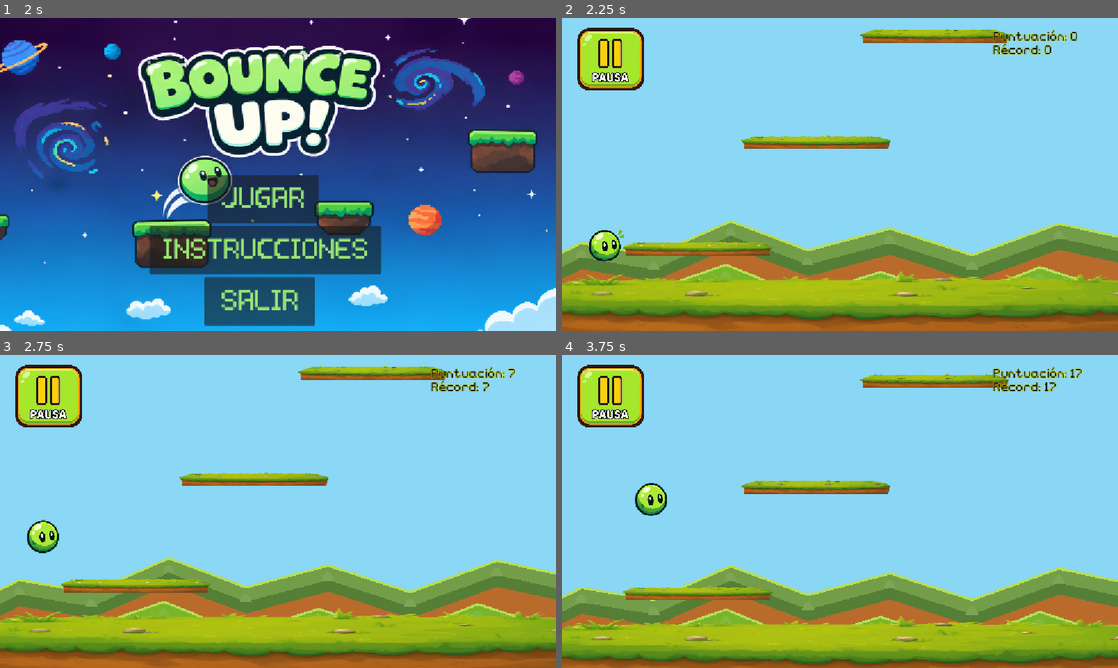
Above: before the commit, frames 1-4 (two rows, left to right).
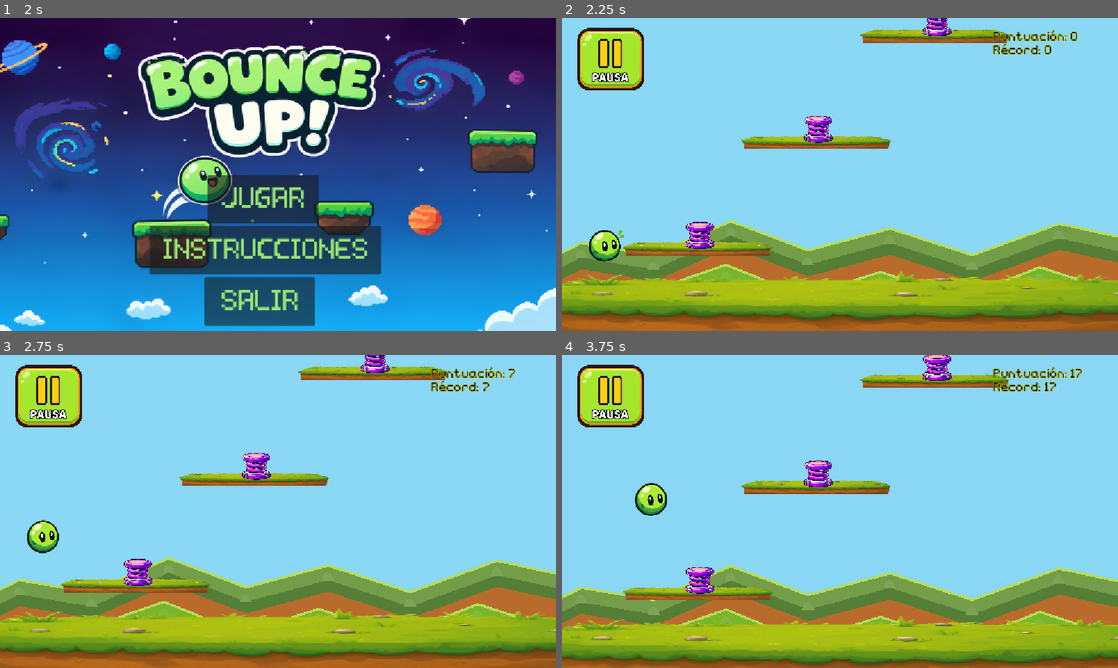
Above: after the commit, the same moments.

Repository: Miranda-511/Bounce-Up-
Game: Godot game, scene res://escenas/menu.tscn
The game is run twice, just before and just after one commit, with the same random seed, the same clock (stepped at 60 frames per second) and the same inputs.
Inputs (mouse positions are in pixels of both pictures, inside the frame that each line leads up to):
- Up to frame 1 (2 s): click "INSTRUCCIONES" at 0.5 s; click "VOLVER" at 1.25 s
- Up to frame 2 (2.25 s): click "JUGAR" at 2 s
- Up to frame 3 (2.75 s): no input
- Up to frame 4 (3.75 s): click (612, 395) at 2.75 s; tap Enter at 3.5 s; hold Right (ui_right) from 3.53 s (still down)

Frame 1 is identical in both runs. In frame 2, 1.0% of the frame differs, in the area x 22-71%, y 0-74%; in frame 3, 1.0%; in frame 4, 1.1%, in the area x 22-71%, y 0-77%.

Commit message:
resortes con generacion automatica (en pruebas!!!)

Diff:
--- a/escenas/alien.tscn
+++ b/escenas/alien.tscn
@@ -1,39 +1,7 @@
 [gd_scene format=3 uid="uid://ch5ner46gv436"]
 
 [ext_resource type="Texture2D" uid="uid://bd4irbw3ly1ku" path="res://assets/alien.png" id="1_hl1ab"]
-
-[sub_resource type="GDScript" id="GDScript_ryjbn"]
-resource_name = "alien"
-script/source = "extends Area2D
-
-const SPEED = 300
-
-var direction := 1.0
-
-func _ready():
-	body_entered.connect(_on_body_entered)
-
-	# Dirección aleatoria
-	if randf() < 0.5:
-		direction = -1.0
-
-func _process(delta):
-	position.x += SPEED * direction * delta
-
-	# Si sale por un lado, aparece por el otro
-	var screen_width = get_viewport_rect().size.x
-
-	if global_position.x < -100:
-		global_position.x = screen_width + 100
-
-	elif global_position.x > screen_width + 100:
-		global_position.x = -100
-
-func _on_body_entered(body):
-	if body.name == \"player\":
-		if body.has_method(\"show_game_over\"):
-			body.show_game_over()
-"
+[ext_resource type="Script" uid="uid://clpewift42h6c" path="res://scripts/alien.gd" id="1_ryjbn"]
 
 [sub_resource type="CircleShape2D" id="CircleShape2D_5txut"]
 radius = 95.566734
@@ -41,7 +9,7 @@
 [node name="Alien" type="Area2D" unique_id=387026917]
 position = Vector2(572, 334)
 scale = Vector2(0.52999663, 0.5476038)
-script = SubResource("GDScript_ryjbn")
+script = ExtResource("1_ryjbn")
 
 [node name="Sprite2D" type="Sprite2D" parent="." unique_id=1175185483]
 position = Vector2(0, -1)
--- a/escenas/instructions.tscn
+++ b/escenas/instructions.tscn
@@ -87,6 +87,8 @@
 theme = SubResource("Theme_eaw6l")
 theme_type_variation = &"FlatButton"
 theme_override_colors/font_color = Color(0, 0, 0, 1)
+theme_override_colors/font_pressed_color = Color(0.34, 0.34, 0.34, 1)
+theme_override_colors/font_hover_color = Color(0.34117648, 0.34117648, 0.34117648, 1)
 text = "VOLVER"
 flat = true
 script = ExtResource("3_68gym")
--- a/escenas/spring.tscn
+++ b/escenas/spring.tscn
@@ -4,23 +4,24 @@
 [ext_resource type="Texture2D" uid="uid://7vrkg4cgrrvt" path="res://assets/spring.png" id="1_rfvfj"]
 
 [sub_resource type="CapsuleShape2D" id="CapsuleShape2D_eaw6l"]
-radius = 23.234592
-height = 112.38289
+radius = 39.673195
+height = 132.2939
 
 [node name="Spring" type="Node2D" unique_id=593130799]
 scale = Vector2(0.5516854, 0.50422454)
 script = ExtResource("1_piab2")
 
 [node name="Sprite2D" type="Sprite2D" parent="." unique_id=1017404765]
-position = Vector2(2, 9.916199)
-scale = Vector2(0.35468152, 0.40765023)
+position = Vector2(2, 43.631325)
+scale = Vector2(0.33045796, 0.28550646)
 texture = ExtResource("1_rfvfj")
 
 [node name="StaticBody2D" type="StaticBody2D" parent="." unique_id=2035563957]
-position = Vector2(0, 9.916222)
+position = Vector2(0, 43.631348)
+scale = Vector2(0.9317033, 0.70037115)
 
 [node name="CollisionShape2D" type="CollisionShape2D" parent="StaticBody2D" unique_id=2112059653]
-position = Vector2(0, -51)
+position = Vector2(-1.7839772e-13, -42.47554)
 rotation = 1.5707964
 shape = SubResource("CapsuleShape2D_eaw6l")
 one_way_collision = true
--- a/scripts/mov.tscn.gd
+++ b/scripts/ mov.tscn.gd
@@ -2,10 +2,12 @@
 extends CharacterBody2D
 
 const SPEED = 575.0
-const JUMP_VELOCITY = -780.0
+const JUMP_VELOCITY = -750.0
+const SPRING_VELOCITY = -1250.0
+const SPRING_IMMUNITY_DURATION = 2.0
 const WRAP_MARGIN = 30.0
 
-const CAMERA_SPEED = 0.8
+const CAMERA_SPEED = 0.65
 const CAMERA_TRIGGER = 260.0
 const DEATH_MARGIN = 100.0
 
@@ -24,8 +26,11 @@
 var current_score: int = 0
 var is_dead: bool = false
 
+var spring_immunity_timer: float = 0.0
+
 
 func _ready():
+
 	start_y = global_position.y
 	highest_y = start_y
 
@@ -40,6 +45,10 @@
 
 	if is_dead:
 		return
+
+	# ACTUALIZAR INMUNIDAD
+	if spring_immunity_timer > 0.0:
+		spring_immunity_timer -= delta
 
 	# GRAVEDAD
 	if not is_on_floor():
@@ -57,7 +66,28 @@
 
 	# REBOTE AUTOMÁTICO
 	if is_on_floor() and velocity.y >= 0:
-		velocity.y = JUMP_VELOCITY
+
+		var bounce_force = JUMP_VELOCITY
+		var bounced_on_spring = false
+
+		# DETECTAR RESORTE
+		for i in range(get_slide_collision_count()):
+
+			var collision = get_slide_collision(i)
+			var collider = collision.get_collider()
+
+			if collider is StaticBody2D:
+				if collider.is_in_group("spring_platforms"):
+
+					bounce_force = SPRING_VELOCITY
+					bounced_on_spring = true
+					break
+
+		velocity.y = bounce_force
+
+		# ACTIVAR INMUNIDAD
+		if bounced_on_spring:
+			spring_immunity_timer = SPRING_IMMUNITY_DURATION
 
 	# ANIMACIÓN
 	update_animation()
@@ -72,6 +102,7 @@
 
 	# CÁMARA
 	if global_position.y < camera.global_position.y - CAMERA_TRIGGER:
+
 		var target_y = global_position.y + CAMERA_TRIGGER
 
 		camera.global_position.y = lerp(
@@ -102,7 +133,12 @@
 		show_game_over()
 
 
+func is_immune_from_aliens() -> bool:
+	return spring_immunity_timer > 0.0
+
+
 func show_game_over():
+
 	if is_dead:
 		return
 
--- a/scripts/alien.gd
+++ b/scripts/alien.gd
@@ -1,20 +1,23 @@
+
 extends Area2D
 
 const SPEED = 300
 
 var direction := 1.0
 
+
 func _ready():
+
 	body_entered.connect(_on_body_entered)
 
-	# Dirección aleatoria
 	if randf() < 0.5:
 		direction = -1.0
 
+
 func _process(delta):
+
 	position.x += SPEED * direction * delta
 
-	# Si sale por un lado, aparece por el otro
 	var screen_width = get_viewport_rect().size.x
 
 	if global_position.x < -100:
@@ -23,7 +26,18 @@
 	elif global_position.x > screen_width + 100:
 		global_position.x = -100
 
+
 func _on_body_entered(body):
-	if body.name == "player":
-		if body.has_method("show_game_over"):
-			body.show_game_over()
+
+	if body.name != "player":
+		return
+
+	# COMPROBAR INMUNIDAD
+	if body.has_method("is_immune_from_aliens"):
+
+		if body.is_immune_from_aliens():
+			return
+
+	# EL JUGADOR NO ES INMUNE
+	if body.has_method("show_game_over"):
+		body.show_game_over()
--- a/scripts/automaticgenerator.gd
+++ b/scripts/automaticgenerator.gd
@@ -35,7 +35,7 @@
 const ALIEN_VERTICAL_GAP = 810.0
 
 # RESORTES
-const SPRING_CHANCE = 0.08
+const SPRING_CHANCE = 1
 const SPRING_OFFSET_Y = -35.0
 
 @onready var main: Node2D = get_parent()
@@ -107,12 +107,13 @@
 	var height = start_y - next_platform_y
 
 	var new_platform
-	var is_normal_platform = false
+	var can_have_spring = false
 
 	# 20,000+ → PLATAFORMAS ROCOSAS
 	if height >= ROCK_START_HEIGHT:
 
 		new_platform = ROCK_PLATFORM_SCENE.instantiate()
+		can_have_spring = true
 
 	# 15,000–20,000 → MÓVILES Y DESAPARECEDORAS
 	elif height >= ADVANCED_START_HEIGHT:
@@ -137,7 +138,7 @@
 
 		else:
 			new_platform = PLATFORM_SCENE.instantiate()
-			is_normal_platform = true
+			can_have_spring = true
 
 	# 5,000–10,000 → NORMALES Y MÓVILES
 	elif height >= MOVING_START_HEIGHT:
@@ -146,13 +147,13 @@
 			new_platform = MOVING_PLATFORM_SCENE.instantiate()
 		else:
 			new_platform = PLATFORM_SCENE.instantiate()
-			is_normal_platform = true
+			can_have_spring = true
 
 	# 0–5,000 → SOLO NORMALES
 	else:
 
 		new_platform = PLATFORM_SCENE.instantiate()
-		is_normal_platform = true
+		can_have_spring = true
 
 	new_platform.position = Vector2(
 		center_x - PLATFORM_CENTER_X,
@@ -161,8 +162,8 @@
 
 	main.add_child.call_deferred(new_platform)
 
-	# GENERAR RESORTE SOBRE PLATAFORMAS NORMALES
-	if is_normal_platform and randf() < SPRING_CHANCE:
+	# GENERAR RESORTE
+	if can_have_spring and randf() < SPRING_CHANCE:
 
 		var spring = SPRING_SCENE.instantiate()
 
--- a/scripts/mov.gd
+++ b/scripts/mov.gd
@@ -4,6 +4,7 @@
 const SPEED = 575.0
 const JUMP_VELOCITY = -750.0
 const SPRING_VELOCITY = -1250.0
+const SPRING_IMMUNITY_DURATION = 2.0
 const WRAP_MARGIN = 30.0
 
 const CAMERA_SPEED = 0.65
@@ -25,8 +26,11 @@
 var current_score: int = 0
 var is_dead: bool = false
 
+var spring_immunity_timer: float = 0.0
+
 
 func _ready():
+
 	start_y = global_position.y
 	highest_y = start_y
 
@@ -41,6 +45,10 @@
 
 	if is_dead:
 		return
+
+	# ACTUALIZAR INMUNIDAD
+	if spring_immunity_timer > 0.0:
+		spring_immunity_timer -= delta
 
 	# GRAVEDAD
 	if not is_on_floor():
@@ -60,8 +68,9 @@
 	if is_on_floor() and velocity.y >= 0:
 
 		var bounce_force = JUMP_VELOCITY
+		var bounced_on_spring = false
 
-		# DETECTAR SI ATERRIZÓ SOBRE UN RESORTE
+		# DETECTAR RESORTE
 		for i in range(get_slide_collision_count()):
 
 			var collision = get_slide_collision(i)
@@ -69,10 +78,16 @@
 
 			if collider is StaticBody2D:
 				if collider.is_in_group("spring_platforms"):
+
 					bounce_force = SPRING_VELOCITY
+					bounced_on_spring = true
 					break
 
 		velocity.y = bounce_force
+
+		# ACTIVAR INMUNIDAD
+		if bounced_on_spring:
+			spring_immunity_timer = SPRING_IMMUNITY_DURATION
 
 	# ANIMACIÓN
 	update_animation()
@@ -116,6 +131,10 @@
 
 	if sprite.global_position.y > screen_bottom + DEATH_MARGIN:
 		show_game_over()
+
+
+func is_immune_from_aliens() -> bool:
+	return spring_immunity_timer > 0.0
 
 
 func show_game_over():
Not shown, added: scripts/ mov.tscn.gd.uid
Not shown, changed: scripts/alien.gd.uid
Not shown, removed: scripts/mov.tscn.gd.uid
